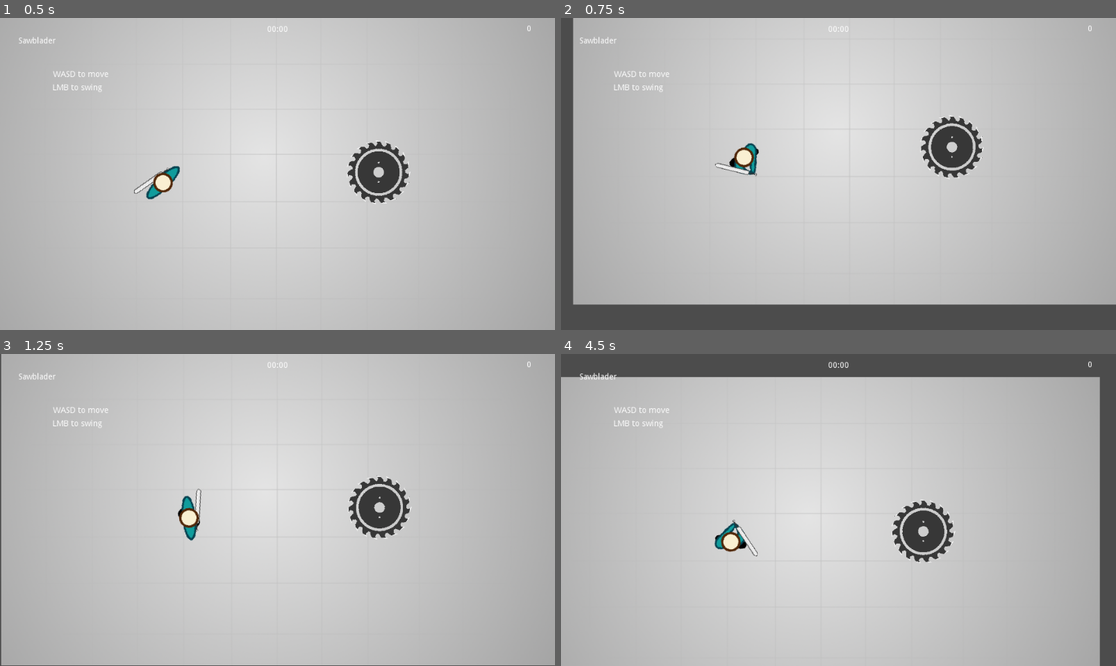
Above: before the commit, frames 1-4 (two rows, left to right).
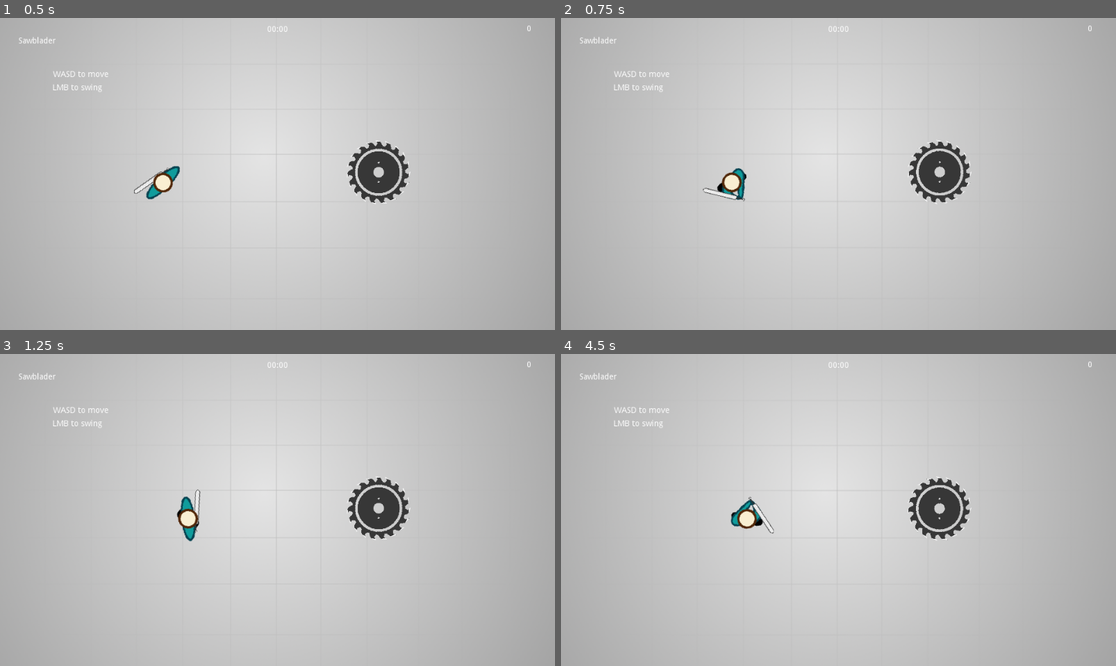
Above: after the commit, the same moments.

Repository: Zircon332/Sawblader
Game: Godot game, scene res://scenes/main.tscn
Two runs of this game, one before a commit and one after it. Both use one fixed random seed, a clock stepped at 60 frames per second and the inputs below.
Inputs (mouse positions are in pixels of both pictures, inside the frame that each line leads up to):
- Up to frame 1 (0.5 s): no input
- Up to frame 2 (0.75 s): tap Enter at 0.5 s; move the mouse to (960, 158) at 0.52 s; hold D (move_right) from 0.53 s (still down); click (960, 158) at 0.6 s
- Up to frame 3 (1.25 s): keep holding D (move_right)
- Up to frame 4 (4.5 s): move the mouse to (727, 525) at 1.27 s; release D (move_right) at 1.28 s; hold S (move_down) 1.28-2.03 s; click (727, 525) at 1.35 s; move the mouse to (894, 441) at 2.02 s; hold D (move_right) 2.03-2.78 s; click (894, 441) at 2.1 s; move the mouse to (810, 572) at 2.77 s; hold W (move_up) 2.78-3.53 s; click (810, 572) at 2.85 s; move the mouse to (1005, 556) at 3.52 s; hold A (move_left) from 3.53 s (still down); click (1005, 556) at 3.6 s; move the mouse to (672, 463) at 4.27 s; click (672, 463) at 4.35 s

Frame 1 is identical in both runs. In frame 2, 13% of the frame differs, in the area x 0-100%, y 0-100%; in frame 3, 1.2%; in frame 4, 13%.

Commit message:
use a proportion of strength to shake camera

Diff:
--- a/scenes/main.gd
+++ b/scenes/main.gd
@@ -46,7 +46,7 @@
 
 
 func _on_Player_swung(strength):
-	_camera.shake(min(strength, 100))
+	_camera.shake(min(float(strength) / 100, 100))
 
 
 func _on_Saw_bounced():
